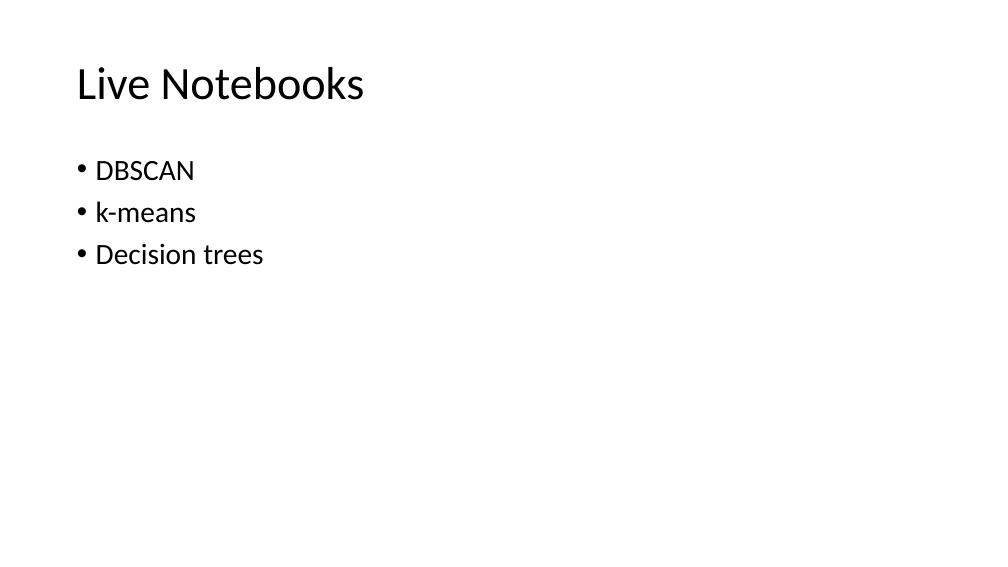
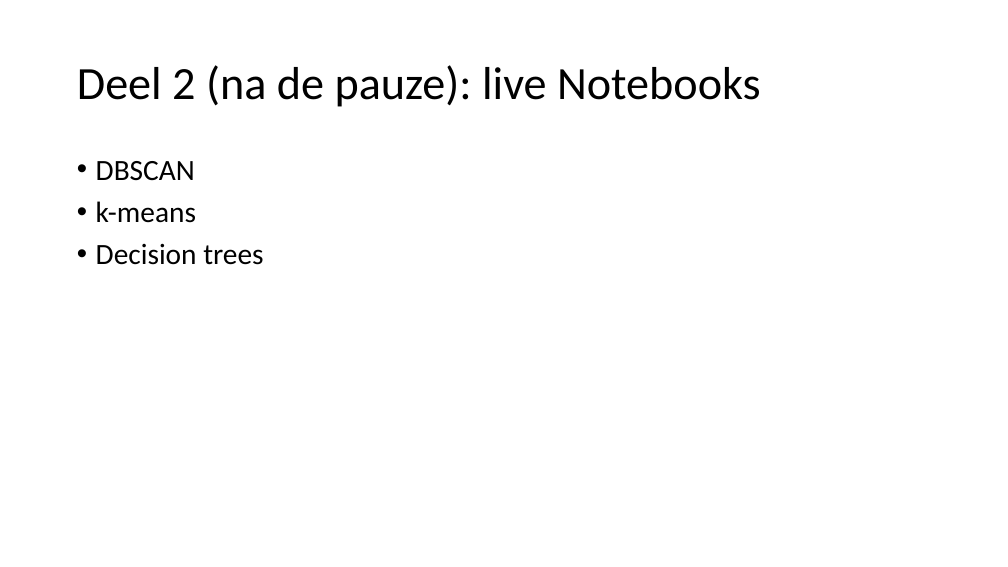
Before and after one commit to hanze-hbo-ict/Machine-Learning, a slide deck: slide 45 of Keynote/6.andere-modellen.pptx (slide 10 before the commit). Drawn at 1008x567 pixels with LibreOffice and Linux fonts; fonts in the diff are those of the drawing. Boxes give left, top, right and bottom in pixels: in the first picture for what was removed or moved away, otherwise in the second. Text is boxed around its words. In the diff, an @@ line names an element or a change of style, - is before the commit and + after.

```diff
--- a/Keynote/6.andere-modellen.pptx
+++ b/Keynote/6.andere-modellen.pptx
@@ title at (77, 65, 761, 107): text changed @@
-Live Notebooks
+Deel 2 (na de pauze): live Notebooks
```
Also in this commit, not shown: 7 other slides changed, 37 slides added, 2 slides removed, 4 other files.
